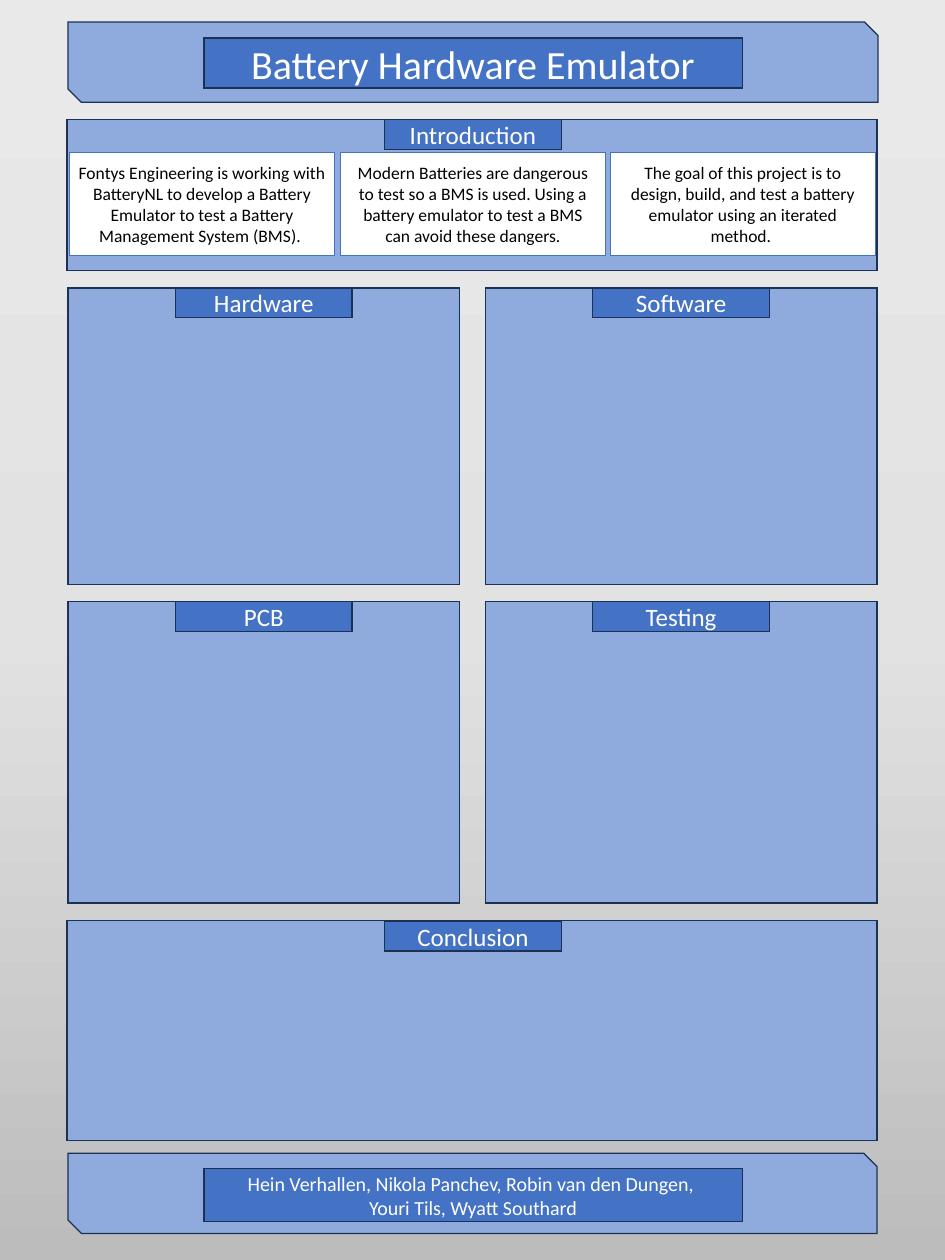
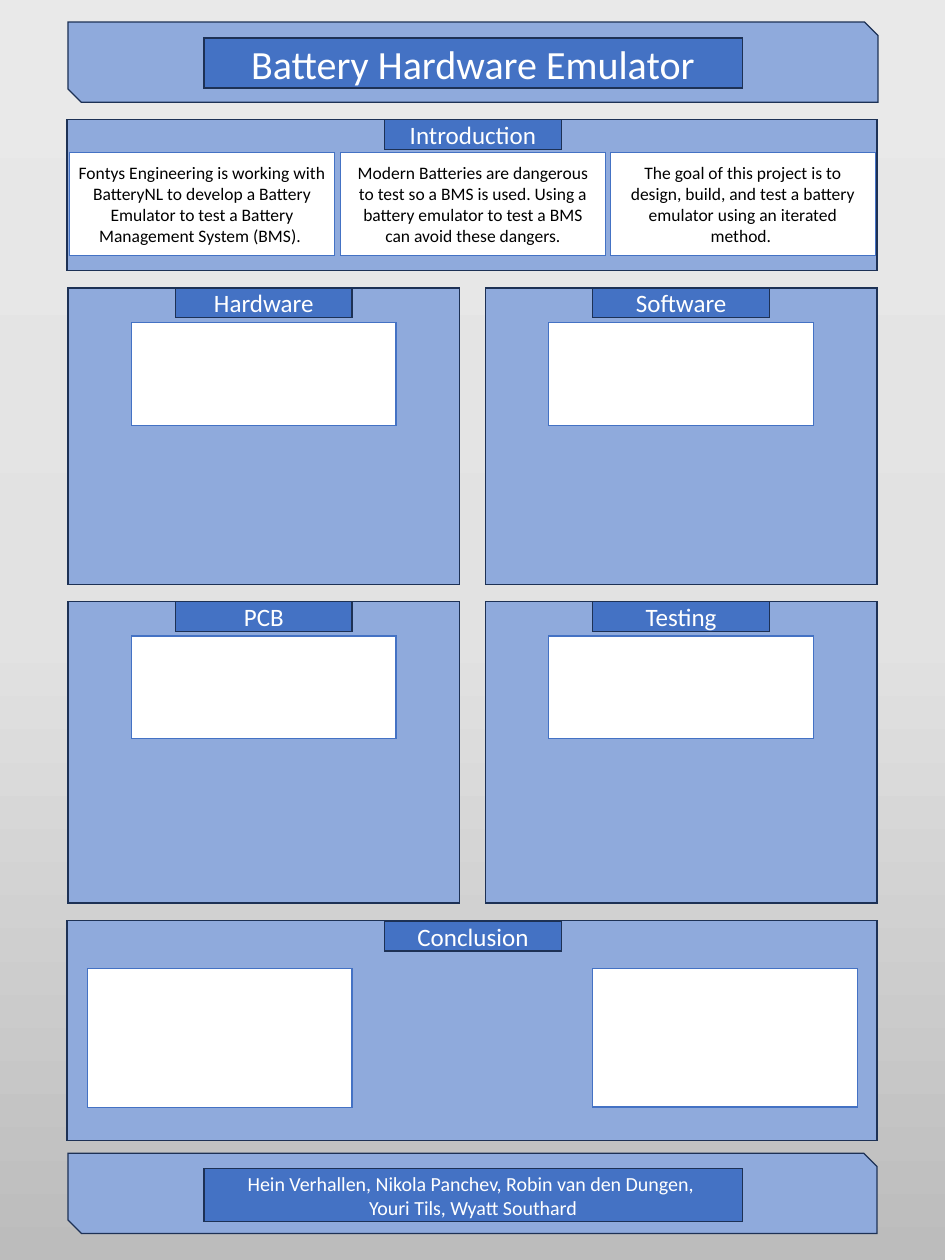
Before and after one commit to HeinVerhallen/Hardware_Simulator, a slide deck: slide 1 of Documentation/Final_Poster_Presentation.pptx. Drawn at 945x1260 pixels with LibreOffice and Linux fonts; fonts in the diff are those of the drawing. Boxes give left, top, right and bottom in pixels: in the first picture for what was removed or moved away, otherwise in the second. Text is boxed around its words. In the diff, an @@ line names an element or a change of style, - is before the commit and + after.

```diff
--- a/Documentation/Final_Poster_Presentation.pptx
+++ b/Documentation/Final_Poster_Presentation.pptx
@@ rectangle added at bbox=[131, 323, 396, 426], fill #FFFFFF, outline #4472C4 1 pt @@
@@ rectangle added at bbox=[549, 323, 814, 426], fill #FFFFFF, outline #4472C4 1 pt @@
@@ rectangle added at bbox=[131, 636, 396, 739], fill #FFFFFF, outline #4472C4 1 pt @@
@@ rectangle added at bbox=[549, 636, 814, 739], fill #FFFFFF, outline #4472C4 1 pt @@
@@ rectangle added at bbox=[87, 968, 352, 1107], fill #FFFFFF, outline #4472C4 1 pt @@
@@ rectangle added at bbox=[593, 968, 858, 1107], fill #FFFFFF, outline #4472C4 1 pt @@
```
